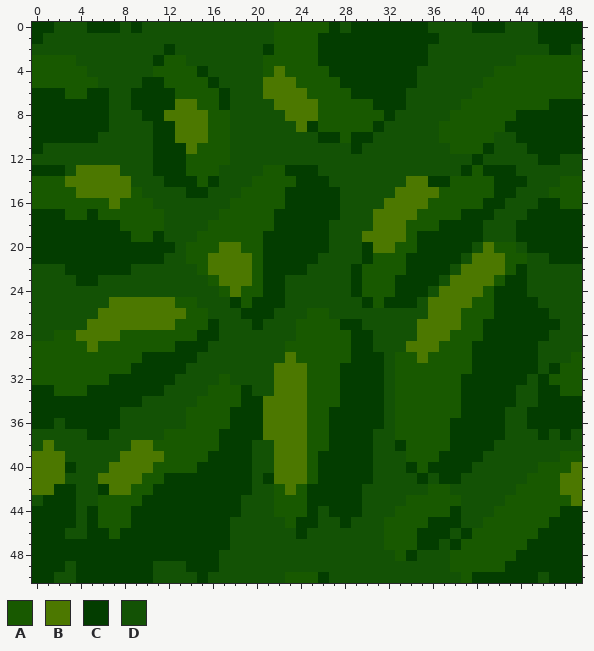
Pixel-art sprite: images/grass.png. The first picture shows the starting point.
The file is 50x51 pixels.
Palette (. is transparent): A #185900  B #4c7800  C #033d00  D #135205
Pixels before, first column x 0:
 0 CCDDDCCCDCDDDDDDDDDDDDAAAAACDCCCCCCCDDDDCCCDDDCCCC
 1 CDDDDDDDDDDDDDDDDDDDDDAAAACCCCCCCCCCCDDDDDDDDDCCCC
 2 DDDDDDDDDDDDCDDDDDDDDCAAAACCCCCCCCCCDDDDDDDDDDDCCD
 3 AAAADDDDDDDCAADDDDDDDAAAAACCCCCCCCCCDDDDDDDDAAAAAA
 4 AAAAADDDDDDAAAACDDDDDABAAAACCCCCCCCDDDDDDDAAAAAAAA
 5 AAAAAADDDDCCAAAACDDDDBBBAAAACCCCCCCDDDDDDAAAAAAAAA
 6 CCCAACCDDCCCCAAAACDDDBBBBAAAACCCCCDDDDDDAAAAAAAAAA
 7 CCCCCCCDDCCCCBBAACDDDDBBBBAAAAACCCDDDDDAAAAAAAACCC
 8 CCCCCCCDDDCCBBBBAADDDDDBBBAAAAAACDDDDDAAAAAACCCCCC
 9 CCCCCCCDDDDCCBBBAADDDDDDBCAAAAACDDDDDAAAAAACCCCCCC
10 CCCCCCDDDDDCCBBBAADDDDDDDDCCACCDDDDDDAAAAADDCCCCCC
11 CDDDDDDDDDDCCCBAAADDDDDDDDDDDCDDDDDDDDAAACDDDCCCCC
12 DDDDDDDDDDDCCCAAAADDDDDDDDDDDDDDDDDDDDDDCDDDDDCCDD
13 CCCDBBBBDDDCCCAAADDDDAACCCDDDDDDDDDDDDDCACCCDDDDDD
14 AAABBBBBBDDDCCCACDDDAAAACCCDDDDDDDBBCCAAAACCCDDDAA
15 AAAABBBBBADDDDCCDDDAAAACCCCCDDDDDBBBBAAAAACCDDDAAA
16 AAAAAAABAAADDDDDDDAAAAACCCCCDDDDBBBBAAAAACCDDDCCAA
17 CCCAACAAAAAADDDDDAAAAACCCCCCDDDBBBBAAAACCCDDDCCCCC
18 CCCCCCCCAAAADDDDAAAAAACCCCCDDDDBBBAAACCCCDDDCCCCCC
19 CCCCCCCCCAACDDDAAAAAACCCCCCDDDBBBBACCCCCCDDDCCCCCC
20 CCCCCCCCCCCCCDAAABBAACCCCCCDDDCBBAACCCCCDBAADCCCCC
21 CCCCCCCCCCCCDDAABBBBACCCCCDDDDCAAACCCCCDBBBAADDCCC
22 DDDCCCCCCDDDDDDABBBBACCCCDDDDCAAAACCCCDBBBBACDDDDD
23 DDDDCCDDDDDDDDDDABBBACCDDDDDDCAAACCCCDBBBBACCDDDDD
24 DDDDDDDDDDDDDDDDDABAACCDDDDDDCAAACCCDBBBBACCCDDDDD
25 DDDDDDDBBBBBBAADDDCACCCDDDDDDDCACCCDBBBBAACCCCDDDD
26 DDDDDDBBBBBBBBAADDDCCCDDDAADDDDDDDDDBBBAAACCCCCDDD
27 DDDDDBBBBBBBBAAACDDDCDDDAAAACCDDDDDBBBBAACCCCCCCDD
28 DDAABBBBAAAAAAACCDDDDDDDAAAAACCDDDDBBBAAACCCCCCDDD
29 AAAAABAAAAAAACCCDDDDDDDAAAAAACCDDDBBBAAACCCCCCDDDD
30 AAAAAAAAAACCCCCDDDDDDDDBAAAAACCCDAABAAAACCCCCCDDDA
31 AAAAAAAAACCCCCDDDDDDDDBBBAAACCCCDAAAAAAACCCCCCDCAA
32 AAAAAAACCCCCCDDDDADDDDBBBAAACCCCDAAAAAACCCCCCDCAAA
33 CCAAACCCCCCCDDDDAAACDDBBBAAACCCCDAAAAAACCCCCDDCCAA
34 CCCCCCCCCCDDDDDAAAACCBBBBAAACCCCDAAAAAACCCCCDDCCCC
35 CCCCCCCCDDDDDDAAAACCCBBBBAACCCCCDAAAAAACCCCDDCCCCC
36 CCDCCCCCDDDDDDAAAACCCBBBBAACCCCCDAAAAACCCCCDDCCCCC
37 DDDDDCCDDDDDAAAAACCCCBBBBAACCCCDDAAAAACCCCCDDDCDCD
38 DBDDDDDDDBBAAAAAACCCDDBBBAACCCCDDCAAAACCCCDDDDDDDD
39 BBBDDDDDBBBBAAAACCCCDDBBBACCCCCDDDAAACCCCDDDDDDDAA
40 BBBCDDDBBBBAAAACCCCCDDBBBACCCCCDDDCACCCCDDDDDDAAAB
41 BBBDDDBBBBAACCCCCCCCDCBBBACCCCCDDDDCDCCDDDDDDAAABB
42 BBCCDDCBBAACCCCCCCCCDDABACCCCCDDDDDDAADDDDDDAAAABB
43 DCCCDDAAAACCCCCCCCCDDDAAACCCCCDDDDAAAAADDDDAAAAAAB
44 CCCCDCAAACCCCCCCCCCDDDAAACDCCCDDDAAAAACDDDAAAAAACC
45 CCCCDCAAACCCCCCCCCDDDDDACCDDCDDDAAAACCCDDAAAAAACCC
46 CCCDDCCACCCCCCCCCCDDDDDDCDDDDDDDAAACCCDCAAAAAACCCC
47 CCCCCCCCCCCCCCCCCCDDDDDDDDDDDDDDAAACCDCAAAAAACCCCC
48 CCCCCCCCCCCCCCCCCDDDDDDDDDDDDDDDDACDDDAAAAAACCCCCC
49 CCCDCCCCCCCDDDCCCDDDDDDDDDDDDDDDDDDDDDAAAAACCCCCCC
50 CCDDCCCCCCCDDDDCDDDDDDDAAACDDDDDDDDDDDDACCCCCCDCCC
Once edited:
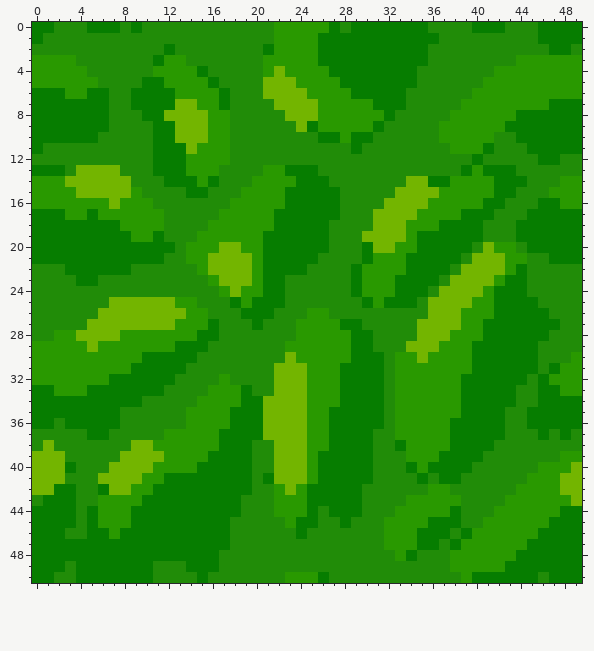
The commit says: lighten the grass texture
Edits made:
{"colour":"A","old":"#185900","new":"#299900"}
{"colour":"B","old":"#4c7800","new":"#73b500"}
{"colour":"C","old":"#033d00","new":"#067d00"}
{"colour":"D","old":"#135205","new":"#218c08"}
{"label":"changed","picture_box":[32,22,582,583]}
